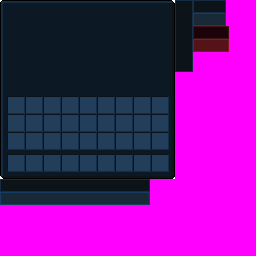
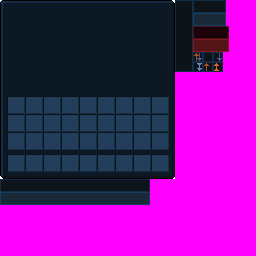
Layer changes from the first (256, 256) image to the second:
added group "Side Configuration" with 6 layers in group "elements MAIN_OVERLAY" over [193, 52, 223, 72]
added layer "DEFAULT" in group "Side Configuration" over [193, 52, 203, 62]
added layer "NONE" in group "Side Configuration" over [203, 52, 213, 62]
added layer "INPUT" in group "Side Configuration" over [213, 52, 223, 62]
added layer "PULL" in group "Side Configuration" over [193, 62, 203, 72]
added layer "OUTPUT" in group "Side Configuration" over [203, 62, 213, 72]
added layer "PUSH" in group "Side Configuration" over [213, 62, 223, 72]
